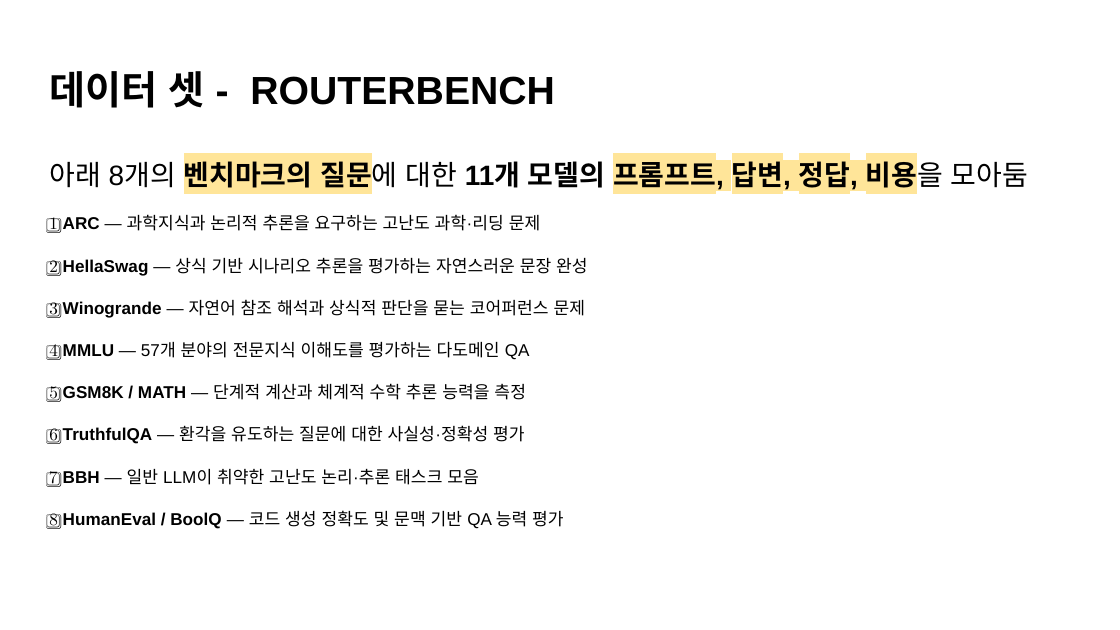
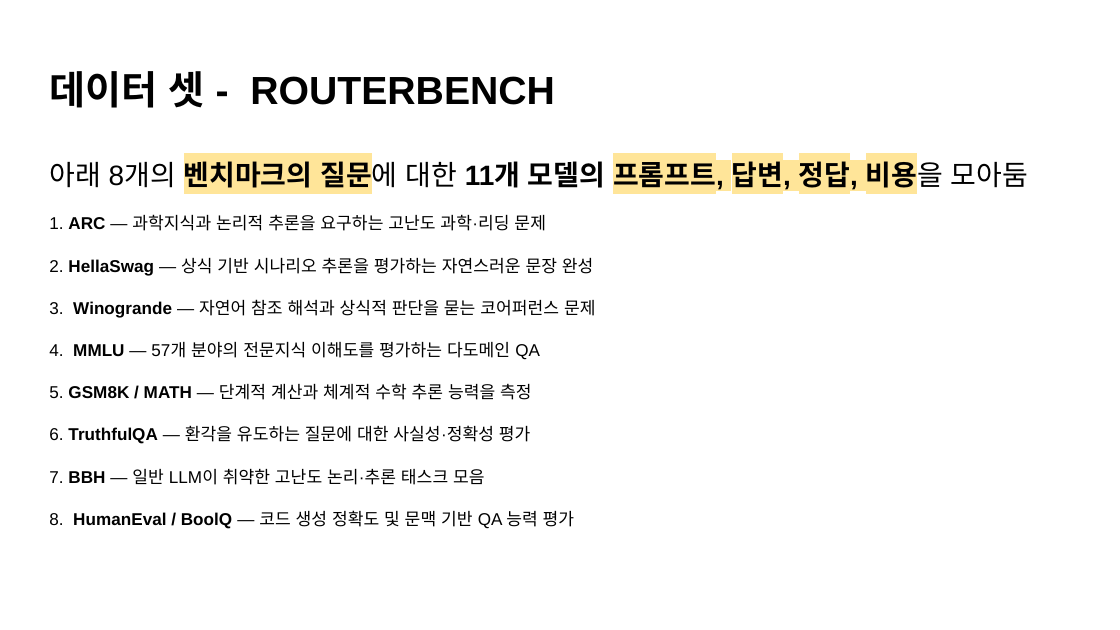
Before and after one commit to ldh-at/LLM_router, a slide deck: slide 6 of RL 보고서.pptx. Drawn at 1120x630 pixels with LibreOffice and Linux fonts; fonts in the diff are those of the drawing. Boxes give left, top, right and bottom in pixels: in the first picture for what was removed or moved away, otherwise in the second. Text is boxed around its words. In the diff, an @@ line names an element or a change of style, - is before the commit and + after.

Commit message:
update pptx

```diff
--- a/RL 보고서.pptx
+++ b/RL 보고서.pptx
@@ text at (49, 214, 596, 529): text changed @@
-1️⃣ ARC — 과학지식과 논리적 추론을 요구하는 고난도 과학·리딩 문제
-2️⃣ HellaSwag — 상식 기반 시나리오 추론을 평가하는 자연스러운 문장 완성
-3️⃣ Winogrande — 자연어 참조 해석과 상식적 판단을 묻는 코어퍼런스 문제
-4️⃣ MMLU — 57개 분야의 전문지식 이해도를 평가하는 다도메인 QA
-5️⃣ GSM8K / MATH — 단계적 계산과 체계적 수학 추론 능력을 측정
-6️⃣ TruthfulQA — 환각을 유도하는 질문에 대한 사실성·정확성 평가
-7️⃣ BBH — 일반 LLM이 취약한 고난도 논리·추론 태스크 모음
-8️⃣ HumanEval / BoolQ — 코드 생성 정확도 및 문맥 기반 QA 능력 평가
+1. ARC — 과학지식과 논리적 추론을 요구하는 고난도 과학·리딩 문제
+2. HellaSwag — 상식 기반 시나리오 추론을 평가하는 자연스러운 문장 완성
+3. Winogrande — 자연어 참조 해석과 상식적 판단을 묻는 코어퍼런스 문제
+4. MMLU — 57개 분야의 전문지식 이해도를 평가하는 다도메인 QA
+5. GSM8K / MATH — 단계적 계산과 체계적 수학 추론 능력을 측정
+6. TruthfulQA — 환각을 유도하는 질문에 대한 사실성·정확성 평가
+7. BBH — 일반 LLM이 취약한 고난도 논리·추론 태스크 모음
+8. HumanEval / BoolQ — 코드 생성 정확도 및 문맥 기반 QA 능력 평가
```
Also in this commit, not shown: 1 other slide changed.
